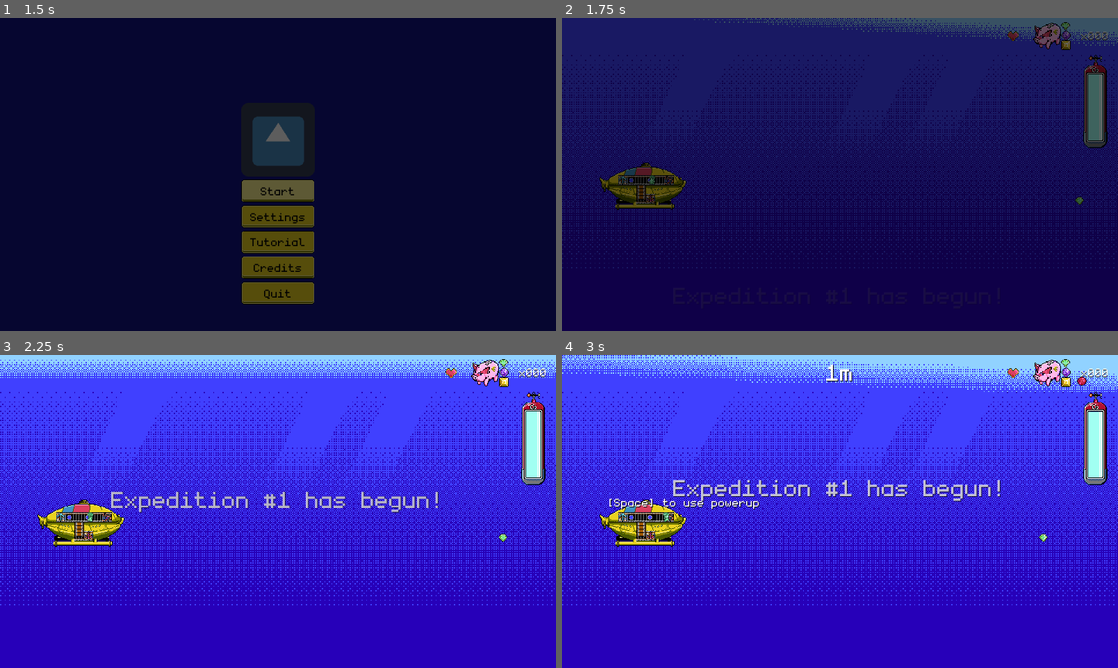
Above: before the commit, frames 1-4 (two rows, left to right).
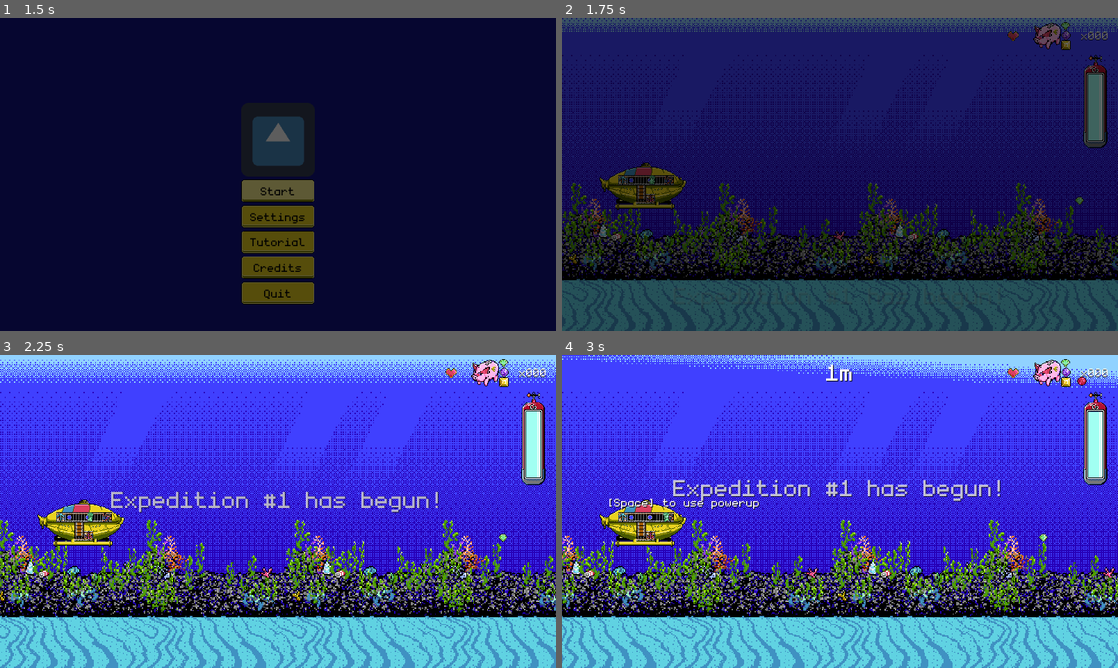
Above: after the commit, the same moments.

Repository: dmitriy-shmilo/gwj41
Game: Godot game, scene res://splash_screen/splash_screen.tscn
Same seed, same stepped clock (60 frames per second), same inputs: the game is played once before the commit and once after it. The engine's default icon, where the game draws it, is replaced by a stand-in: a white triangle on a blue panel in a dark square. Sound files missing from this copy of the repository are replaced by a short silence.
Inputs (mouse positions are in pixels of both pictures, inside the frame that each line leads up to):
- Up to frame 1 (1.5 s): tap Enter at 0.5 s; move the mouse to (400, 158) at 0.52 s; hold D (ui_right) 0.53-1.25 s; tap Space (ui_accept) at 0.77 s; click "Start" at 1.25 s
- Up to frame 2 (1.75 s): no input
- Up to frame 3 (2.25 s): move the mouse to (166, 527) at 2.02 s; hold S (ui_down) from 2.03 s (still down)
- Up to frame 4 (3 s): tap Space (ui_accept) at 2.27 s; move the mouse to (895, 442) at 2.77 s; release S (ui_down) at 2.78 s; hold D (ui_right) from 2.78 s (still down)

Frame 1 is identical in both runs. In frame 2, 34% of the frame differs, in the area x 0-100%, y 0-100%; in frame 3, 33%; in frame 4, 34%.

Commit message:
Parallax background.

Diff:
--- a/src/game_screen/game_screen.gd
+++ b/src/game_screen/game_screen.gd
@@ -23,6 +23,7 @@
 onready var _speed_powerup_timer: Timer = $"SpeedPowerupTimer"
 onready var _game_over_timer: Timer = $"GameOverTimer"
 onready var _fader: Fader = $"Fader"
+onready var _parallax: Parallax = $"ParallaxBackground"
 
 var _max_lives = 1
 var _lives = 1
@@ -38,6 +39,7 @@
 var _game_over = false
 
 func _ready() -> void:
+	_set_speed(_base_speed)
 	_setup()
 	_soundtrack_player.play(UserSaveData.soundtrack_time)
 	UserSaveData.is_running = true
@@ -90,6 +92,7 @@
 
 func _set_speed(value: float) -> void:
 	_speed = value
+	_parallax.speed = value
 	for item in get_tree().get_nodes_in_group("items"):
 		(item as Collectable).velocity = Vector2(-_speed, 0)
 
--- a/src/game_screen/game_screen.tscn
+++ b/src/game_screen/game_screen.tscn
@@ -16,6 +16,9 @@
 [ext_resource path="res://assets/sound/sfx_sub_damaged.wav" type="AudioStream" id=14]
 [ext_resource path="res://assets/sound/sfx_sub_powerup.wav" type="AudioStream" id=15]
 [ext_resource path="res://ui/fader.tscn" type="PackedScene" id=16]
+[ext_resource path="res://assets/art/background1.png" type="Texture" id=17]
+[ext_resource path="res://game_screen/parallax.gd" type="Script" id=18]
+[ext_resource path="res://assets/art/background2.png" type="Texture" id=19]
 
 [sub_resource type="AtlasTexture" id=21]
 atlas = ExtResource( 9 )
@@ -138,22 +141,51 @@
 [node name="GameScreen" type="Node2D"]
 script = ExtResource( 1 )
 
-[node name="Background" type="Sprite" parent="."]
+[node name="ParallaxBackground" type="ParallaxBackground" parent="."]
+script = ExtResource( 18 )
+
+[node name="ParallaxLayer3" type="ParallaxLayer" parent="ParallaxBackground"]
+motion_scale = Vector2( 0, 0 )
+
+[node name="Background" type="Sprite" parent="ParallaxBackground/ParallaxLayer3"]
 position = Vector2( 0, -54 )
 scale = Vector2( 1, 1.24259 )
 texture = ExtResource( 12 )
 centered = false
 
-[node name="OceanTop" type="AnimatedSprite" parent="."]
+[node name="OceanTop" type="AnimatedSprite" parent="ParallaxBackground/ParallaxLayer3"]
 frames = SubResource( 18 )
-frame = 9
+frame = 11
 playing = true
 centered = false
 
-[node name="Ocean" type="Sprite" parent="."]
+[node name="Ocean" type="Sprite" parent="ParallaxBackground/ParallaxLayer3"]
 texture = ExtResource( 13 )
 centered = false
 offset = Vector2( 0, 73 )
+
+[node name="ParallaxLayer2" type="ParallaxLayer" parent="ParallaxBackground"]
+position = Vector2( 0, 284 )
+motion_scale = Vector2( 0.75, 0 )
+motion_offset = Vector2( 2, 0 )
+motion_mirroring = Vector2( 1024, 0 )
+
+[node name="Sprite" type="Sprite" parent="ParallaxBackground/ParallaxLayer2"]
+texture = ExtResource( 19 )
+centered = false
+region_enabled = true
+region_rect = Rect2( 0, 0, 1024, 256 )
+
+[node name="ParallaxLayer" type="ParallaxLayer" parent="ParallaxBackground"]
+position = Vector2( 0, 450 )
+motion_scale = Vector2( 1.1, 0 )
+motion_mirroring = Vector2( 1024, 0 )
+
+[node name="Sprite" type="Sprite" parent="ParallaxBackground/ParallaxLayer"]
+texture = ExtResource( 17 )
+centered = false
+region_enabled = true
+region_rect = Rect2( 0, 0, 1024, 90 )
 
 [node name="Gui" type="Node" parent="."]
 script = ExtResource( 5 )
--- /dev/null
+++ b/src/game_screen/parallax.gd
@@ -0,0 +1,7 @@
+extends ParallaxBackground
+class_name Parallax
+
+export(float) var speed = 0.0
+
+func _process(delta: float) -> void:
+	scroll_offset.x -= speed * delta
--- a/src/project.godot
+++ b/src/project.godot
@@ -48,6 +48,11 @@
 "class": "KeyBindingButton",
 "language": "GDScript",
 "path": "res://title_screen/settings/keybinding_button.gd"
+}, {
+"base": "ParallaxBackground",
+"class": "Parallax",
+"language": "GDScript",
+"path": "res://game_screen/parallax.gd"
 }, {
 "base": "KinematicBody2D",
 "class": "Player",
@@ -113,6 +118,7 @@
 "Fader": "",
 "Gui": "",
 "KeyBindingButton": "",
+"Parallax": "",
 "Player": "",
 "Powerup": "",
 "PowerupCollectable": "",
Binary file added: src/assets/art/background1.png
Not shown, added: src/assets/art/background1.png.import
Binary file added: src/assets/art/background2.png
Not shown, added: src/assets/art/background2.png.import
Not shown: 1 places in src/game_screen/game_screen.tscn that only renumber resources
